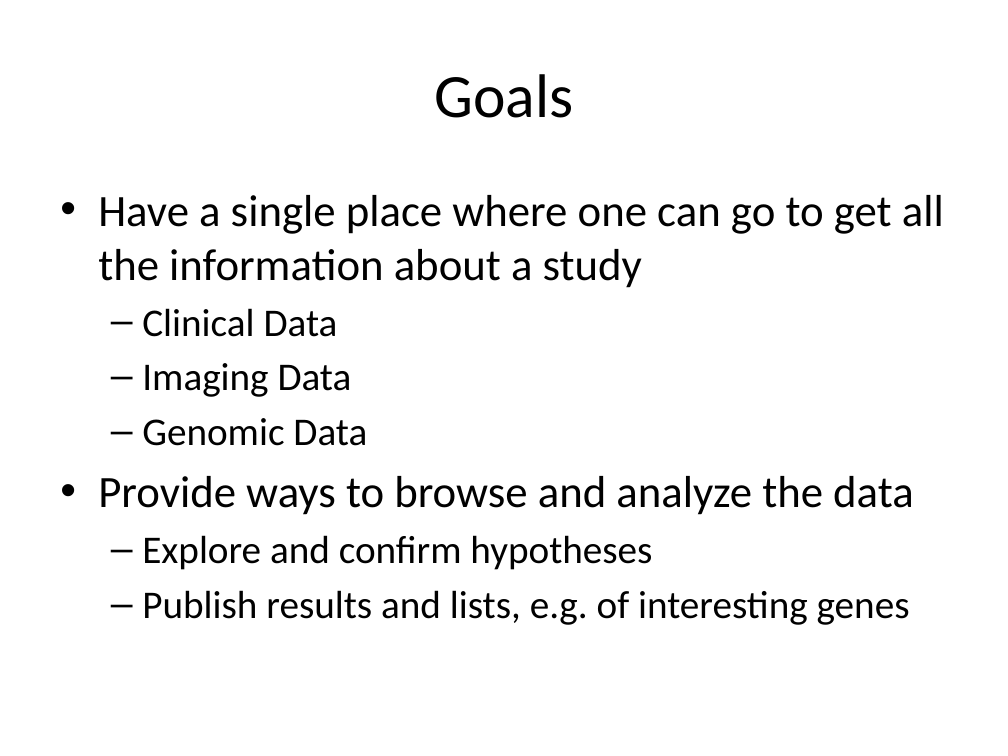
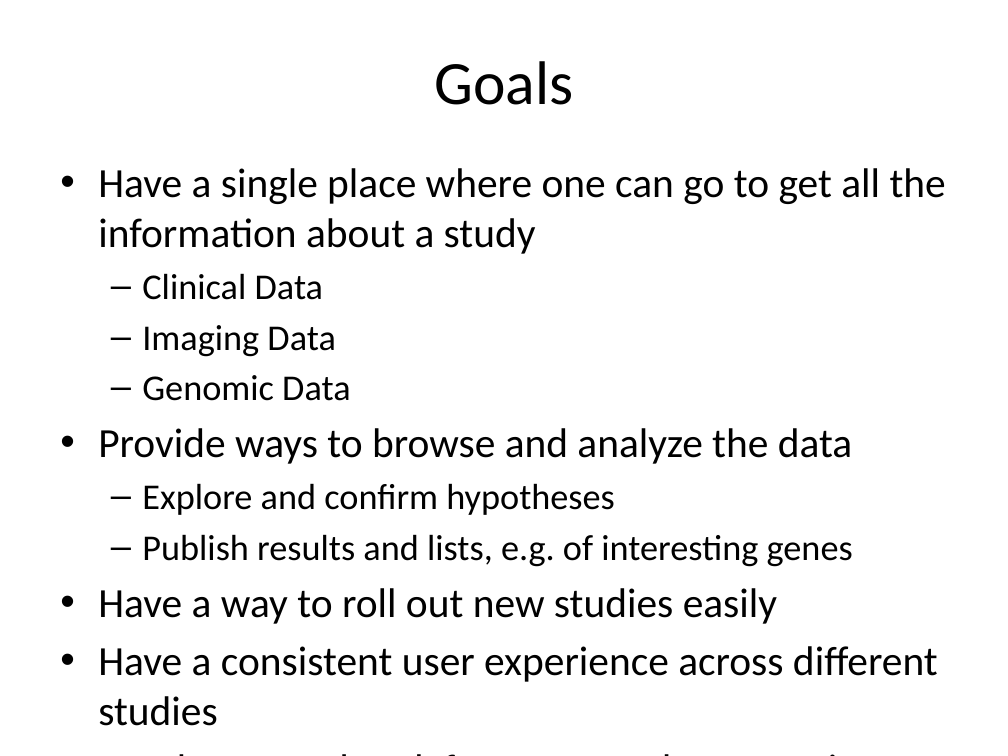
Before and after one commit to NCIP/caintegrator, a slide deck: slide 2 of docs/project_management/external_meetings/ICR Workspace Mtg Sept 2008 Slides.pptx. Drawn at 1008x756 pixels with LibreOffice and Linux fonts; fonts in the diff are those of the drawing. Boxes give left, top, right and bottom in pixels: in the first picture for what was removed or moved away, otherwise in the second. Text is boxed around its words. In the diff, an @@ line names an element or a change of style, - is before the commit and + after.

```diff
--- a/docs/project_management/external_meetings/ICR Workspace Mtg Sept 2008 Slides.pptx
+++ b/docs/project_management/external_meetings/ICR Workspace Mtg Sept 2008 Slides.pptx
@@ title "Goals": place and size @@
-title "Goals" at <box>434,74,573,118</box>
+title "Goals" at <box>434,61,573,105</box>
@@ text "Have a single place where ...": place and size @@
-text "Have a single place where ..." at <box>98,195,944,625</box>
+text "Have a single place where ..." at <box>98,168,946,726</box>
@@ text at <box>98,168,946,567</box>: size 32 to 29.6 pt in "Have a single place where one can ...", "Provide ways to browse and analyze the ..."; size 28 to 25.9 pt in "Clinical Data", "Imaging Data", "Genomic Data", "Explore and confirm hypotheses" and 1 more places @@
@@ text at <box>98,588,938,726</box>: paragraphs added @@
+• Have a way to roll out new studies easily
+• Have a consistent user experience across different studies
+• Lay the groundwork for cross-study comparisons
```
Also in this commit, not shown: 8 slides added, 1 slide removed.
